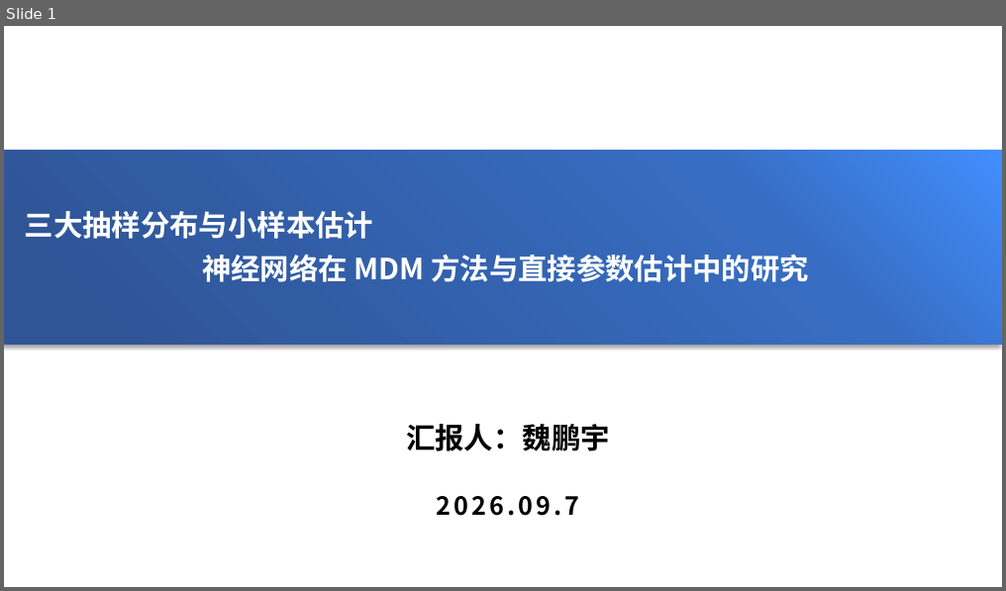
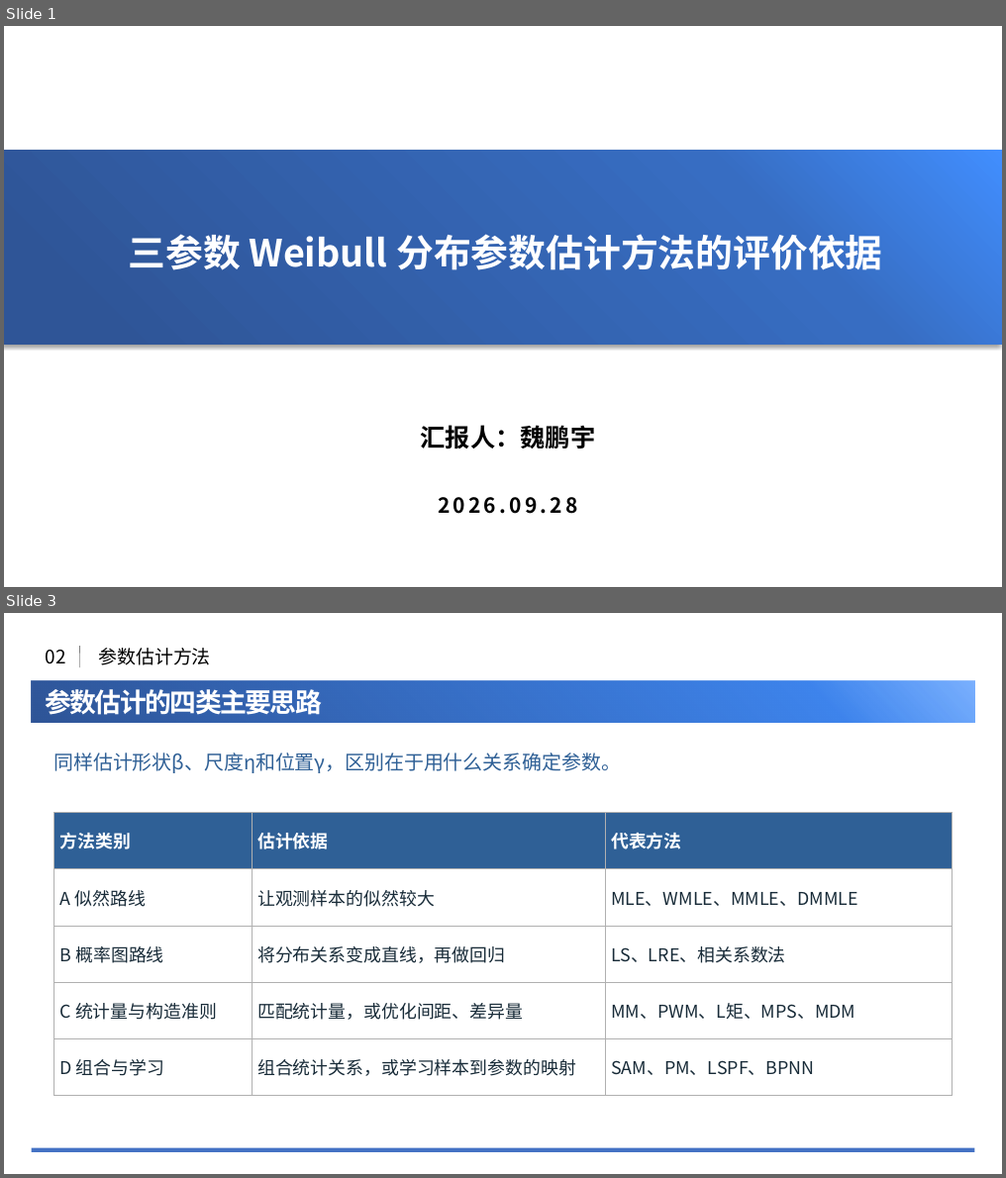
Before and after one commit to NEUwpy/weibull.work, a slide deck: Research/09-Weibull参数估计方法谱系与比较基线/260928组会.pptx. Shown one above the other, each under a label of ours: slide 1 before the commit, slides 1 and 3 after it; the slides between them are not shown. The pictures are 1006x591 and 1006x1178 pixels, drawn with LibreOffice and Linux fonts; fonts in the diff are those of the drawing; background and template pictures are left out. Boxes give left, top, right and bottom in pixels: in the first picture for what was removed or moved away, otherwise in the second. Text is boxed around its words. In the diff, an @@ line names an element or a change of style, - is before the commit and + after.

```diff
--- a/Research/09-Weibull参数估计方法谱系与比较基线/260928组会.pptx
+++ b/Research/09-Weibull参数估计方法谱系与比较基线/260928组会.pptx
@@ slide 3 added at (4,613,1002,1174), background #FFFFFF @@
@@ text added at (46,650,66,664), 18 pt, text #000000 @@
+02
@@ line added from (79, 667) to (79, 646), #808080 0.5 pt @@
@@ text added at (98,648,210,665), 18 pt, text #000000 @@
+参数估计方法
@@ rectangle added at (32,681,975,722), fill gradient #418EFE to #3E84EC to #2F5597 @@
@@ text added at (45,689,322,715), 25.5 pt, text #FFFFFF, bold @@
+参数估计的四类主要思路
@@ line added from (32, 728) to (975, 728), #3E6DC2 2 pt @@
@@ text added at (54,753,621,773), 19 pt, text #2F6096 @@
+同样估计形状β、尺度η和位置γ，区别在于用什么关系确定参数。
@@ table added at (54,813,952,1096), 5 rows, 3 columns @@
+方法类别 | 估计依据 | 代表方法
+A 似然路线 | 让观测样本的似然较大 | MLE、WMLE、MMLE、DMMLE
+B 概率图路线 | 将分布关系变成直线，再做回归 | LS、LRE、相关系数法
+C 统计量与构造准则 | 匹配统计量，或优化间距、差异量 | MM、PWM、L矩、MPS、MDM
+D 组合与学习 | 组合统计关系，或学习样本到参数的映射 | SAM、PM、LSPF、BPNN
@@ line added from (32, 1151) to (975, 1151), #4472C4 4 pt @@
@@ slide 1 changed as well @@
@@ text at (129,234,882,271): text changed; size 28 to 36 pt @@
-三大抽样分布与小样本估计
-神经网络在 MDM 方法与直接参数估计中的研究
+三参数 Weibull 分布参数估计方法的评价依据
@@ text "汇报人：魏鹏宇" at (421,425,595,450): size 28 to 24 pt @@
@@ text at (438,497,577,514): text changed; size 24 to 20 pt @@
-2026.09.7
+2026.09.28
```
Also in this commit, not shown: 1 other slide changed, 19 other slides added, 30 slides removed, 42 other files.
